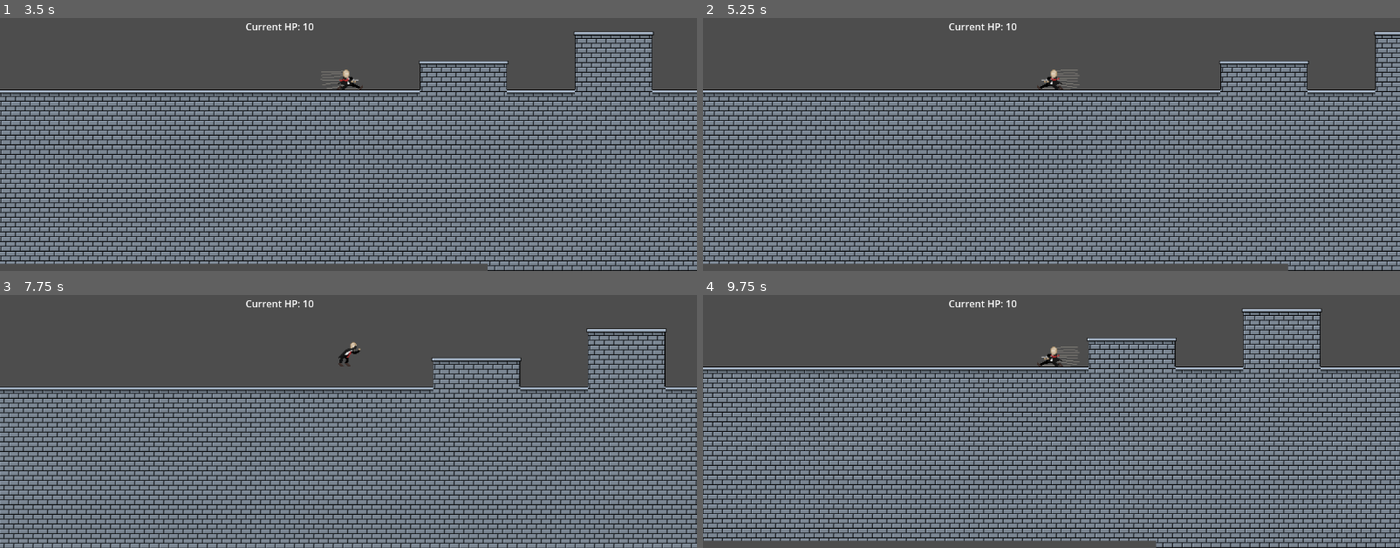
Above: before the commit, frames 1-4 (two rows, left to right).
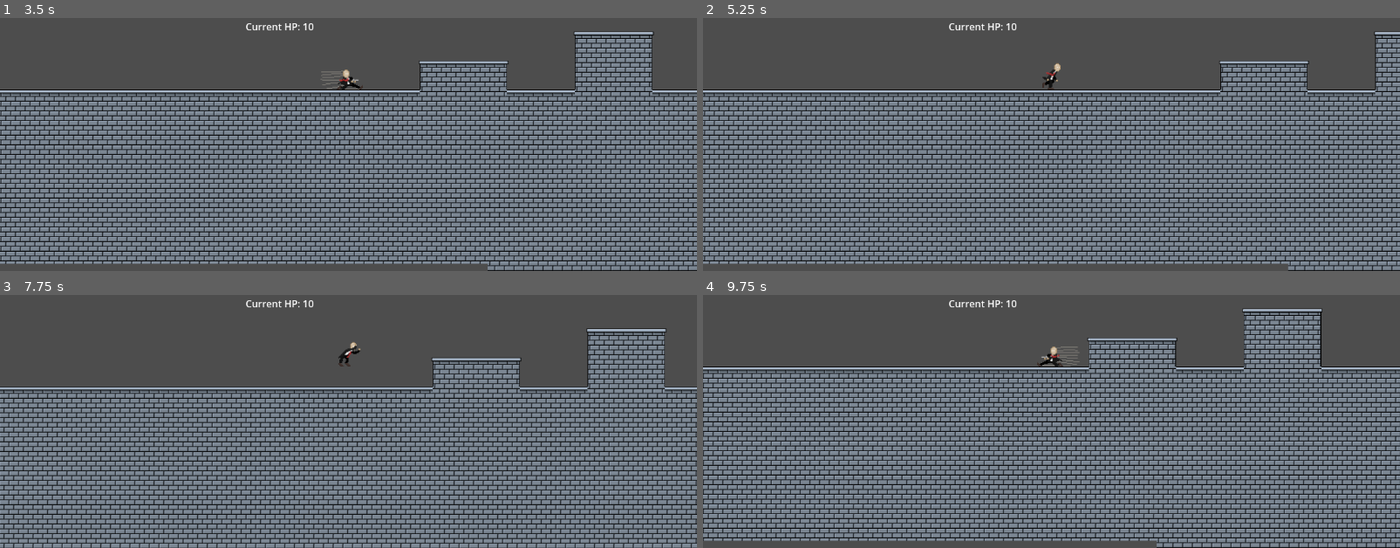
Above: after the commit, the same moments.

Repository: LiamQuinlan-Carleton/COMP1501FINAL
Game: Godot game, scene res://first_level.tscn
Two runs of this game, one before a commit and one after it. Both use one fixed random seed, a clock stepped at 60 frames per second and the inputs below. The engine's default icon, where the game draws it, is replaced by a stand-in: a white triangle on a blue panel in a dark square.
Inputs (mouse positions are in pixels of both pictures, inside the frame that each line leads up to):
- Up to frame 1 (3.5 s): move the mouse to (501, 55) at 0.52 s; hold S (crouch) 0.53-1.28 s; hold D (Right) 0.53-2.03 s; tap Space (Jump) at 0.77, 1.52, 3.02 s; move the mouse to (209, 93) at 1.27 s; click (209, 93) at 1.35 s; tap S (crouch) at 1.55, 2.3, 3.05 s; move the mouse to (outside the picture) at 2.02 s; hold A (Left) 2.03-2.78 s; hold Right mouse button (Right Click) 2.03-2.78 s; move the mouse to (313, 154) at 2.77 s; hold D (Right) from 2.78 s (still down); tap Shift (Shift) at 2.85 s
- Up to frame 2 (5.25 s): move the mouse to (1260, 134) at 3.52 s; hold S (crouch) 3.53-4.28 s; tap Space (Jump) at 3.77, 4.52 s; move the mouse to (outside the picture) at 4.27 s; release D (Right) at 4.28 s; hold A (Left) 4.28-5.03 s; tap S (crouch) at 4.35 s; move the mouse to (1086, 76) at 5.02 s; press the mouse at (1086, 76) at 5.03 s; hold D (Right) from 5.03 s (still down)
- Up to frame 3 (7.75 s): tap S (crouch) at 5.3, 6.05, 6.8, 7.35 s; move the mouse to (outside the picture) at 5.77 s; release D (Right) at 5.78 s; release the mouse at (outside the picture) at 5.78 s; hold A (Left) 5.78-7.28 s; right-click (outside the picture) at 5.85 s; tap Space (Jump) at 6.02, 6.77, 7.52 s; move the mouse to (501, 332) at 6.52 s; hold Shift (Shift) 6.53-7.28 s; move the mouse to (209, 370) at 7.27 s; hold D (Right) from 7.28 s (still down)
- Up to frame 4 (9.75 s): move the mouse to (outside the picture) at 8.02 s; hold S (crouch) 8.03-8.78 s; tap Enter at 8.75 s; move the mouse to (1016, 431) at 8.77 s; click (1016, 431) at 8.85 s; tap Space (Jump) at 9.02 s; tap S (crouch) at 9.05 s; move the mouse to (1260, 411) at 9.52 s; release D (Right) at 9.53 s; hold A (Left) from 9.53 s (still down); hold Right mouse button (Right Click) from 9.53 s (still down)

Frame 1 is identical in both runs. In frame 2, 0.2% of the frame differs, in the area x 47-55%, y 17-29%; in frame 3, less than 0.1%; in frame 4, 11%, in the area x 0-100%, y 5-100%.

Commit message:
Fixed Sliding (Finally)

Diff:
--- a/Player.tscn
+++ b/Player.tscn
@@ -579,3 +579,4 @@
 [connection signal="area_entered" from="Area2D" to="." method="_on_area_2d_area_entered"]
 [connection signal="area_exited" from="Area2D" to="." method="_on_area_2d_area_exited"]
 [connection signal="body_entered" from="Upper Collision" to="." method="_on_upper_collision_body_entered"]
+[connection signal="body_exited" from="Upper Collision" to="." method="_on_upper_collision_body_exited"]
--- a/player.gd
+++ b/player.gd
@@ -112,7 +112,7 @@
 
 	if is_jumping:
 		velocity.y = -jump_speed
-
+	print(crouching)
 	#Crouch control
 	if Input.is_action_just_pressed("crouch"):
 		if (l_dir > 0):
@@ -226,10 +226,10 @@
 	player_hitbox.position.y = 2
 	floor_stop_on_slope = true
 	crouching = false
+	want_to_stand = false
 
 func _on_area_2d_area_entered(area: Area2D) -> void:
 	in_zipline_area = true;
-
 	# set zipline_area to the area of the zipline the player's overlapping with
 	var area_array = $Area2D.get_overlapping_areas()
 	for a in area_array:
@@ -244,5 +244,8 @@
 
 
 func _on_upper_collision_body_entered(body: TileMapLayer) -> void:
-	if want_to_stand:
-		can_stand = false
+	can_stand = false
+
+
+func _on_upper_collision_body_exited(body: TileMapLayer) -> void:
+	can_stand = true
--- a/second_level.tscn
+++ b/second_level.tscn
@@ -46,7 +46,6 @@
 [node name="Second Level" type="Node"]
 
 [node name="Player" parent="." instance=ExtResource("1_dh4qb")]
-wall_friction = 5.0
 
 [node name="TileMapLayer" type="TileMapLayer" parent="."]
 position = Vector2(196, 69)
